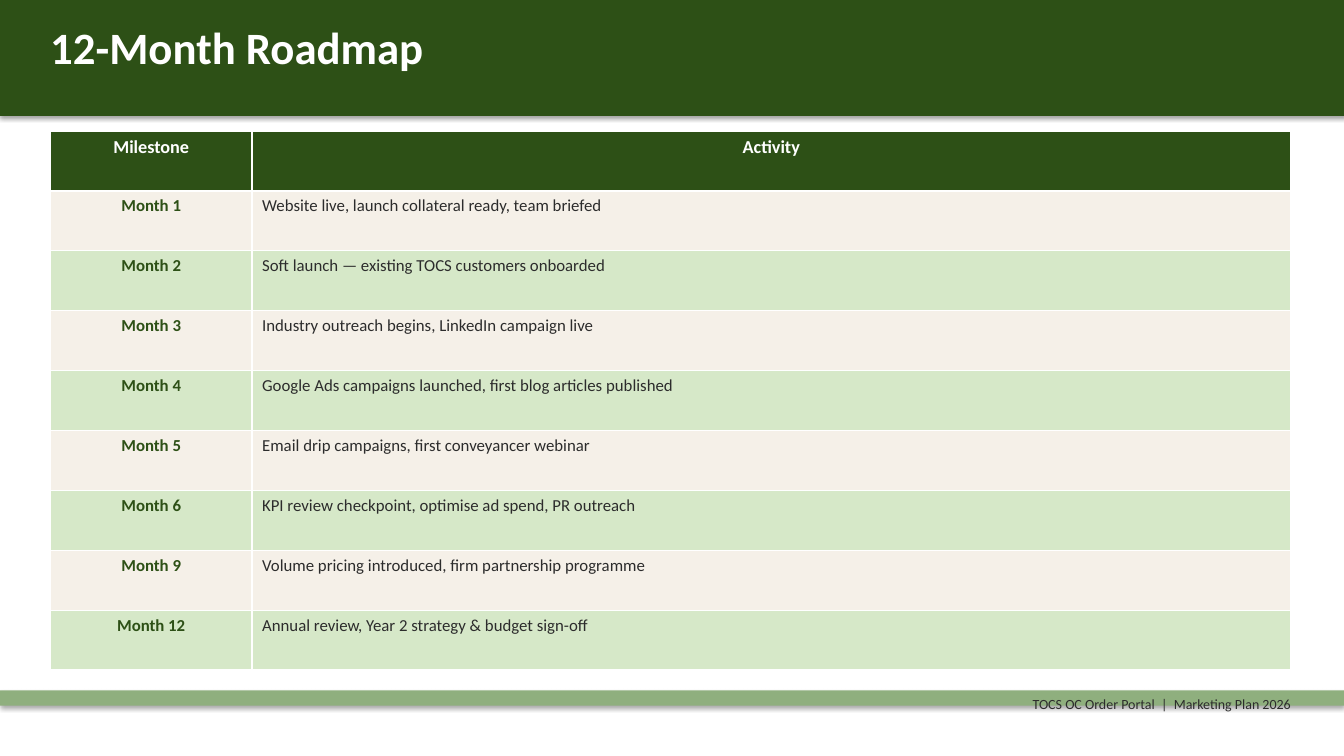
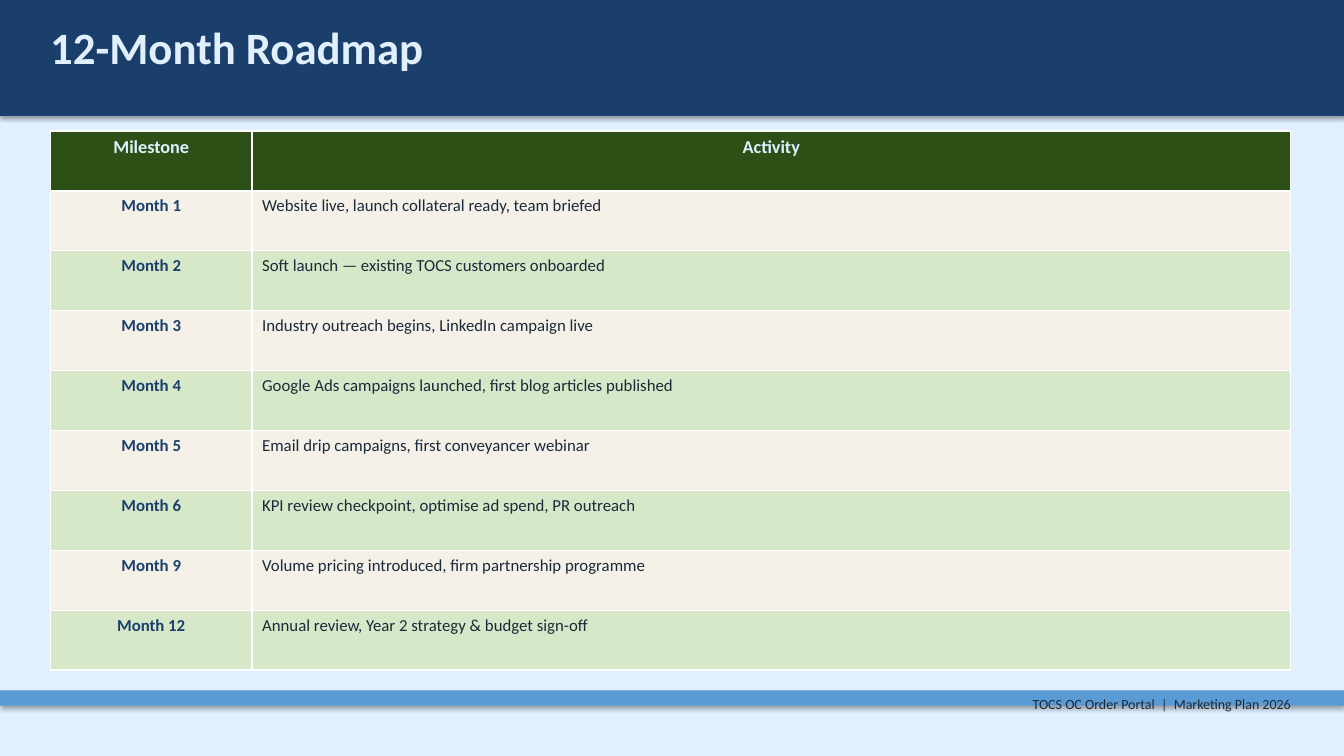
Before and after one commit to matthewhe22/Ocorder, a slide deck: slide 10 of marketing/TOCS-OC-Order-Portal-Marketing-Plan.pptx. Drawn at 1344x756 pixels with LibreOffice and Linux fonts; fonts in the diff are those of the drawing. Boxes give left, top, right and bottom in pixels: in the first picture for what was removed or moved away, otherwise in the second. Text is boxed around its words. In the diff, an @@ line names an element or a change of style, - is before the commit and + after.

```diff
--- a/marketing/TOCS-OC-Order-Portal-Marketing-Plan.pptx
+++ b/marketing/TOCS-OC-Order-Portal-Marketing-Plan.pptx
@@ background #FFFFFF to #E0F0FF @@
@@ rectangle at (0,0,1344,116): fill #2D5016 to #1B3F6B @@
@@ text "12-Month Roadmap" at (50,32,423,71): text colour #FFFFFF to #E0F0FF @@
@@ table at (50,131,1291,670) @@
@@ text colour #FFFFFF to #E0F0FF in "Milestone", "Activity" @@
@@ text colour #2D5016 to #1B3F6B in "Month 1", "Month 2", "Month 3", "Month 4" and 4 more places @@
@@ text colour #2C2C2C to #1A2A3A in "Website live, launch collateral ready, team briefed", "Soft launch — existing TOCS customers onboarded", "Industry outreach begins, LinkedIn campaign live", "Google Ads campaigns launched, first blog articles ..." and 4 more places @@
@@ rectangle at (0,691,1344,706): fill #8FAF7E to #5B9BD5 @@
@@ text "TOCS OC Order Portal | ..." at (1033,699,1290,713): text colour #2C2C2C to #1A2A3A @@
```
Also in this commit, not shown: 10 other slides changed, 1 other file.
